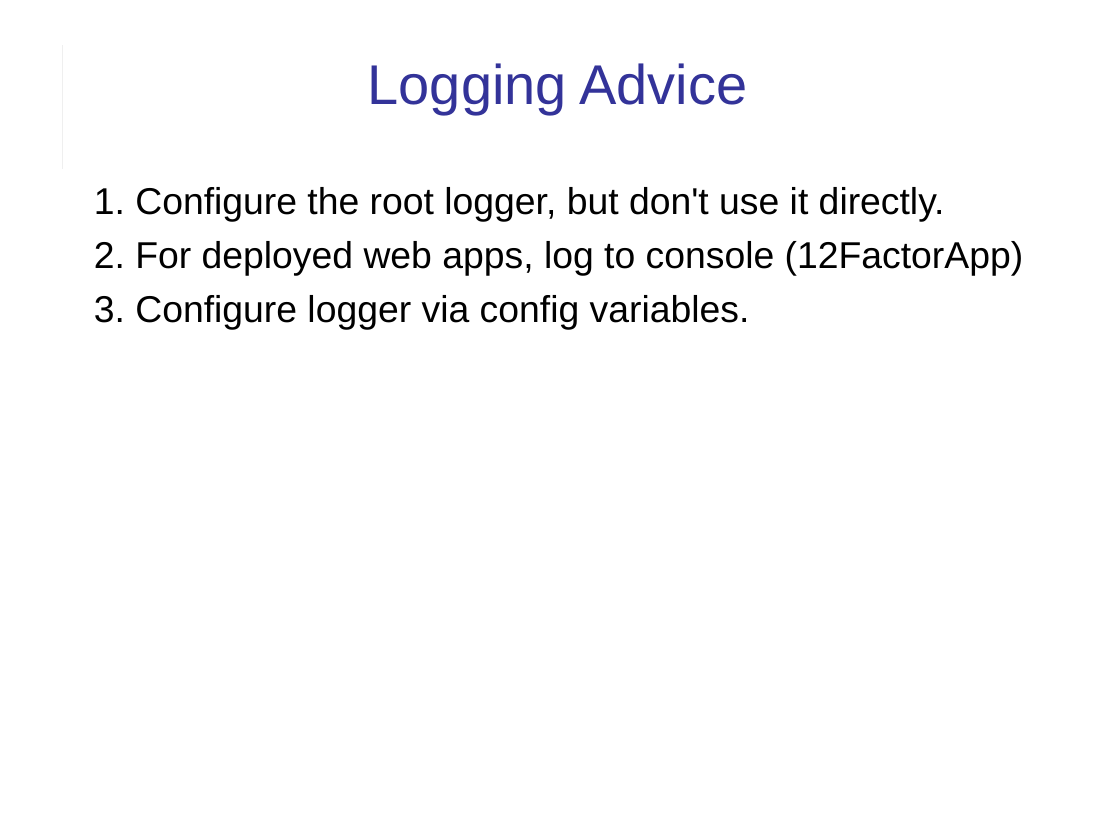
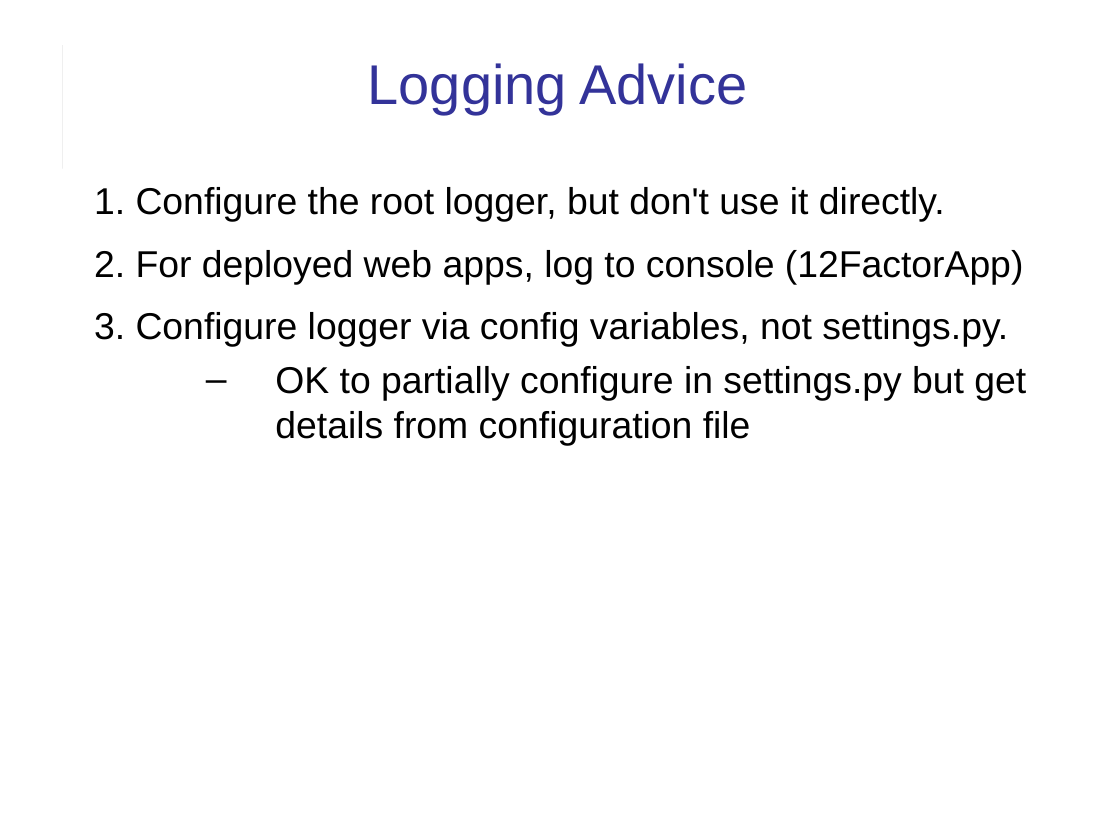
Before and after one commit to cpske/ISP, a slide deck: slide 25 of logging/Logging.ppt. Drawn at 1120x840 pixels with LibreOffice and Linux fonts; fonts in the diff are those of the drawing. Boxes give left, top, right and bottom in pixels: in the first picture for what was removed or moved away, otherwise in the second. Text is boxed around its words. In the diff, an @@ line names an element or a change of style, - is before the commit and + after.

```diff
--- a/logging/Logging.ppt
+++ b/logging/Logging.ppt
@@ text at (94, 187, 1024, 284): more space between paragraphs @@
@@ text at (94, 312, 1026, 446): text changed @@
-3. Configure logger via config variables.
+3. Configure logger via config variables, not settings.py.
+  – OK to partially configure in settings.py but get details from configuration file
```
Also in this commit, not shown: 6 other slides changed, 1 slide added, 1 slide removed, 3 other files.
